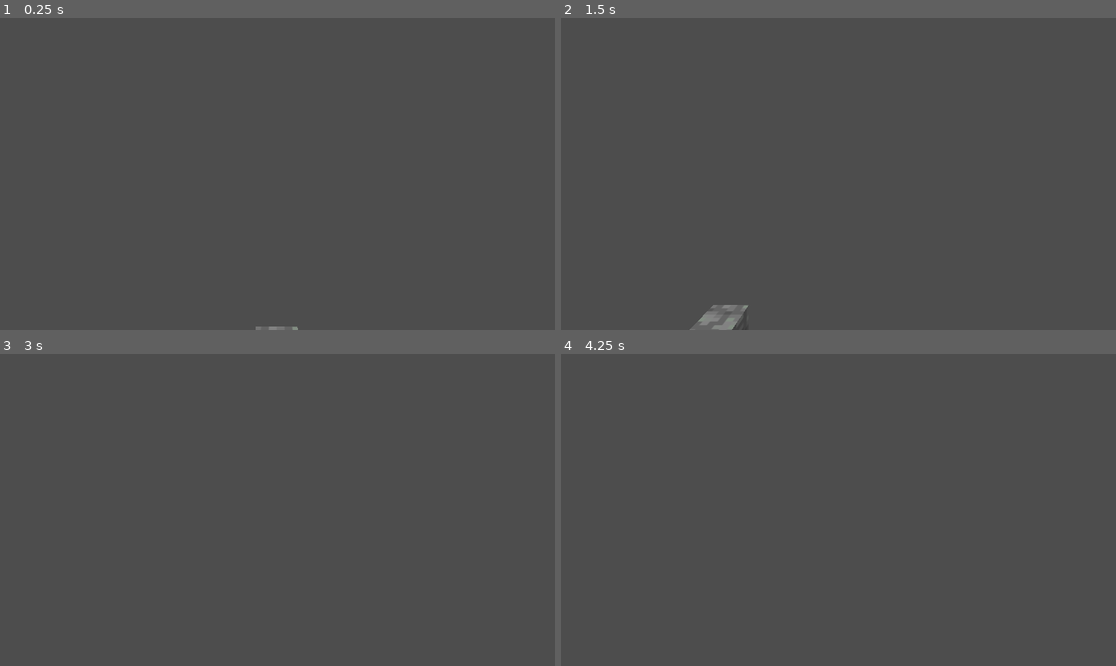
Above: before the commit, frames 1-4 (two rows, left to right).
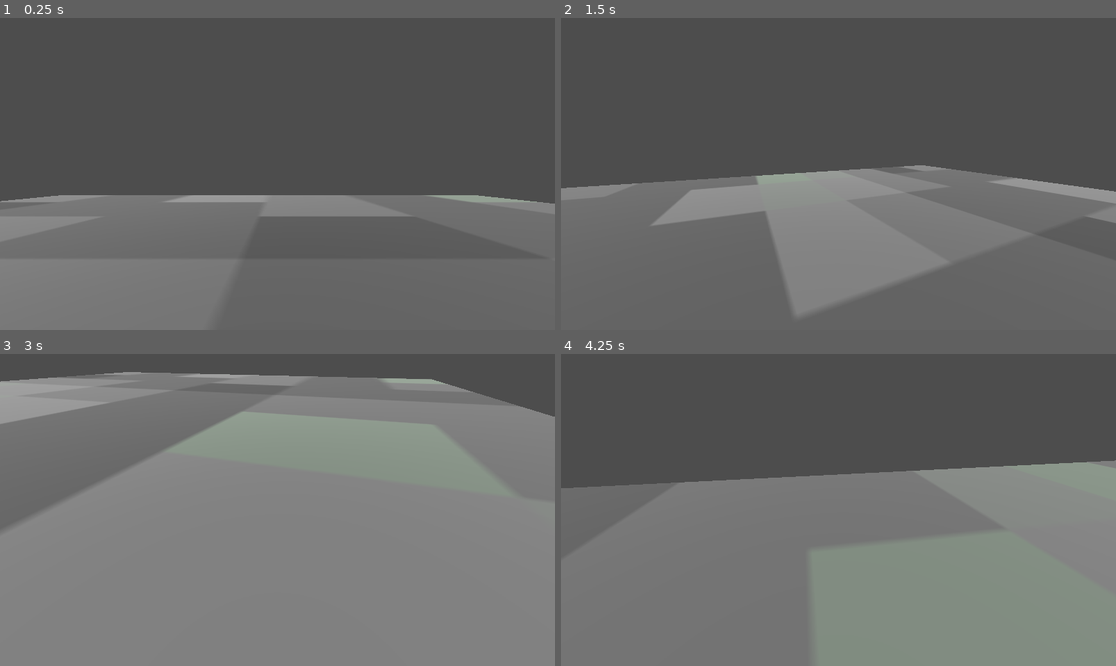
Above: after the commit, the same moments.

Repository: ExoticCatalyst/Minecraft-inspired-game
Game: Godot game, scene res://node_3d.tscn
The game is run twice, just before and just after one commit, with the same random seed, the same clock (stepped at 60 frames per second) and the same inputs.
Inputs (mouse positions are in pixels of both pictures, inside the frame that each line leads up to):
- Up to frame 1 (0.25 s): no input
- Up to frame 2 (1.5 s): tap Enter at 0.5 s; move the mouse to (960, 158) at 0.52 s; hold D (right, bound only after the commit) 0.53-1.28 s; hold Space (space, bound only after the commit) 0.53-1.28 s; click (960, 158) at 0.67 s; move the mouse to (727, 189) at 1.27 s; hold S (down, bound only after the commit) from 1.28 s (still down); tap Space (space, bound only after the commit) at 1.35 s; click (727, 189) at 1.42 s
- Up to frame 3 (3 s): move the mouse to (333, 441) at 2.02 s; release S (down, bound only after the commit) at 2.03 s; hold D (right, bound only after the commit) 2.03-2.78 s; hold E 2.03-2.78 s; click (333, 441) at 2.17 s; tap Space (space, bound only after the commit) at 2.3 s; move the mouse to (249, 572) at 2.77 s; hold W (up, bound only after the commit) from 2.78 s (still down); tap Q at 2.85 s; click (249, 572) at 2.92 s
- Up to frame 4 (4.25 s): tap Space (space, bound only after the commit) at 3.05 s; move the mouse to (1005, 556) at 3.52 s; release W (up, bound only after the commit) at 3.53 s; hold A (left, bound only after the commit) from 3.53 s (still down); hold Space (space, bound only after the commit) from 3.53 s (still down); click (1005, 556) at 3.67 s

The runs differ from the first frame. In frame 1, 31% of the frame differs, in the area x 0-100%, y 56-100%; in frame 2, 33%; in frame 3, 91%, in the area x 0-100%, y 5-100%; in frame 4, 61%.

Commit message:
Added character movement and head bob
wow your head bobs when you move now so cool and you can move and stuff so cool

Diff:
--- /dev/null
+++ b/CharacterController.gd
@@ -0,0 +1,59 @@
+extends CharacterBody3D
+
+
+const SPEED = 3.5
+const JUMP_VELOCITY = 6.0
+const SENSITIVITY = 0.005
+
+#head bobbing variables
+const BOB_FREQ = 4
+const BOB_AMP = 0.06
+var t_bob = 0.0
+
+# Get the gravity from the project settings to be synced with RigidBody nodes.
+var gravity = ProjectSettings.get_setting("physics/3d/default_gravity")
+
+@onready var head = $Head
+@onready var camera = $Head/Camera3D
+
+func _ready():
+	Input.set_mouse_mode(Input.MOUSE_MODE_CAPTURED)
+
+func _unhandled_input(event):
+	if event is InputEventMouseMotion:
+		head.rotate_y(-event.relative.x * SENSITIVITY)
+		camera.rotate_x(-event.relative.y * SENSITIVITY)
+		camera.rotation.x = clamp(camera.rotation.x, deg_to_rad(-90), deg_to_rad(90))
+
+func _physics_process(delta):
+	# Add the gravity.
+	if not is_on_floor():
+		velocity.y -= gravity * delta
+
+	# Handle Jump.
+	if Input.is_action_pressed("space") and is_on_floor():
+		velocity.y = JUMP_VELOCITY
+
+	# Get the input direction and handle the movement/deceleration.
+	# As good practice, you should replace UI actions with custom gameplay actions.
+	var input_dir = Input.get_vector("left", "right", "up", "down")
+	var direction = (head.transform.basis * Vector3(input_dir.x, 0, input_dir.y)).normalized()
+	if direction:
+		velocity.x = direction.x * SPEED
+		velocity.z = direction.z * SPEED
+	else:
+		velocity.x = 0
+		velocity.z = 0
+
+	#Head bob
+	t_bob += delta * velocity.length() *  float(is_on_floor())
+	camera.transform.origin = _headbob(t_bob)
+
+	move_and_slide()
+
+
+func _headbob(time) -> Vector3:
+	var pos = Vector3.ZERO
+	pos.y = sin(time * BOB_FREQ) * BOB_AMP
+	pos.x = cos(time * BOB_FREQ / 2) * BOB_AMP
+	return pos
--- a/node_3d.tscn
+++ b/node_3d.tscn
@@ -1,7 +1,7 @@
-[gd_scene load_steps=6 format=3 uid="uid://clkxv1amwrr48"]
+[gd_scene load_steps=8 format=3 uid="uid://clkxv1amwrr48"]
 
 [ext_resource type="Texture2D" uid="uid://qfv41j6ksefo" path="res://stone.png" id="1_eevto"]
-[ext_resource type="Script" path="res://scripts/cam-controller.gd" id="2_x4mri"]
+[ext_resource type="Script" path="res://CharacterController.gd" id="2_7485g"]
 
 [sub_resource type="BoxMesh" id="BoxMesh_ho6gn"]
 
@@ -10,10 +10,16 @@
 
 [sub_resource type="BoxShape3D" id="BoxShape3D_0raci"]
 
+[sub_resource type="CapsuleMesh" id="CapsuleMesh_cjqti"]
+
+[sub_resource type="BoxShape3D" id="BoxShape3D_xi2vj"]
+size = Vector3(1, 2, 1)
+
 [node name="Node3D" type="Node3D"]
 transform = Transform3D(1, 0, 0, 0, 1, 0, 0, 0, 1, -0.000591874, 0.00202352, -0.000701487)
 
 [node name="StaticBody3D" type="StaticBody3D" parent="."]
+transform = Transform3D(18.7214, 0, 0, 0, 1, 0, 0, 0, 18.3992, 0, -1.58394, 0)
 
 [node name="MeshInstance3D" type="MeshInstance3D" parent="StaticBody3D"]
 transform = Transform3D(1, 0, 0, 0, 1, 0, 0, 0, 1, -0.0189369, 0.0408374, 8.2016e-05)
@@ -24,9 +30,19 @@
 [node name="CollisionShape3D" type="CollisionShape3D" parent="StaticBody3D"]
 shape = SubResource("BoxShape3D_0raci")
 
-[node name="Camera3D" type="Camera3D" parent="."]
-transform = Transform3D(1, 0, 0, 0, 0.798478, 0.602024, 0, -0.602024, 0.798478, 0, 4.22176, 4.39859)
-script = ExtResource("2_x4mri")
-
 [node name="DirectionalLight3D" type="DirectionalLight3D" parent="."]
 transform = Transform3D(0.490387, -0.832719, 0.257101, 0, 0.295008, 0.955495, -0.871505, -0.468562, 0.144668, 0.0318424, 1.74449, 0.768908)
+
+[node name="CharacterBody3D" type="CharacterBody3D" parent="."]
+script = ExtResource("2_7485g")
+
+[node name="MeshInstance3D" type="MeshInstance3D" parent="CharacterBody3D"]
+mesh = SubResource("CapsuleMesh_cjqti")
+
+[node name="CollisionShape3D" type="CollisionShape3D" parent="CharacterBody3D"]
+shape = SubResource("BoxShape3D_xi2vj")
+
+[node name="Head" type="Node3D" parent="CharacterBody3D"]
+
+[node name="Camera3D" type="Camera3D" parent="CharacterBody3D/Head"]
+transform = Transform3D(1, 0, 0, 0, 1, 0, 0, 0, 1, 0, 0.545283, 0)
--- a/project.godot
+++ b/project.godot
@@ -18,3 +18,35 @@
 [dotnet]
 
 project/assembly_name="Minecraft-inspired-game"
+
+[input]
+
+up={
+"deadzone": 0.5,
+"events": [Object(InputEventKey,"resource_local_to_scene":false,"resource_name":"","device":-1,"window_id":0,"alt_pressed":false,"shift_pressed":false,"ctrl_pressed":false,"meta_pressed":false,"pressed":false,"keycode":0,"physical_keycode":87,"key_label":0,"unicode":119,"echo":false,"script":null)
+]
+}
+left={
+"deadzone": 0.5,
+"events": [Object(InputEventKey,"resource_local_to_scene":false,"resource_name":"","device":-1,"window_id":0,"alt_pressed":false,"shift_pressed":false,"ctrl_pressed":false,"meta_pressed":false,"pressed":false,"keycode":0,"physical_keycode":65,"key_label":0,"unicode":97,"echo":false,"script":null)
+]
+}
+right={
+"deadzone": 0.5,
+"events": [Object(InputEventKey,"resource_local_to_scene":false,"resource_name":"","device":-1,"window_id":0,"alt_pressed":false,"shift_pressed":false,"ctrl_pressed":false,"meta_pressed":false,"pressed":false,"keycode":0,"physical_keycode":68,"key_label":0,"unicode":100,"echo":false,"script":null)
+]
+}
+down={
+"deadzone": 0.5,
+"events": [Object(InputEventKey,"resource_local_to_scene":false,"resource_name":"","device":-1,"window_id":0,"alt_pressed":false,"shift_pressed":false,"ctrl_pressed":false,"meta_pressed":false,"pressed":false,"keycode":0,"physical_keycode":83,"key_label":0,"unicode":115,"echo":false,"script":null)
+]
+}
+space={
+"deadzone": 0.5,
+"events": [Object(InputEventKey,"resource_local_to_scene":false,"resource_name":"","device":-1,"window_id":0,"alt_pressed":false,"shift_pressed":false,"ctrl_pressed":false,"meta_pressed":false,"pressed":false,"keycode":0,"physical_keycode":32,"key_label":0,"unicode":32,"echo":false,"script":null)
+]
+}
+
+[physics]
+
+3d/default_gravity=22.0
